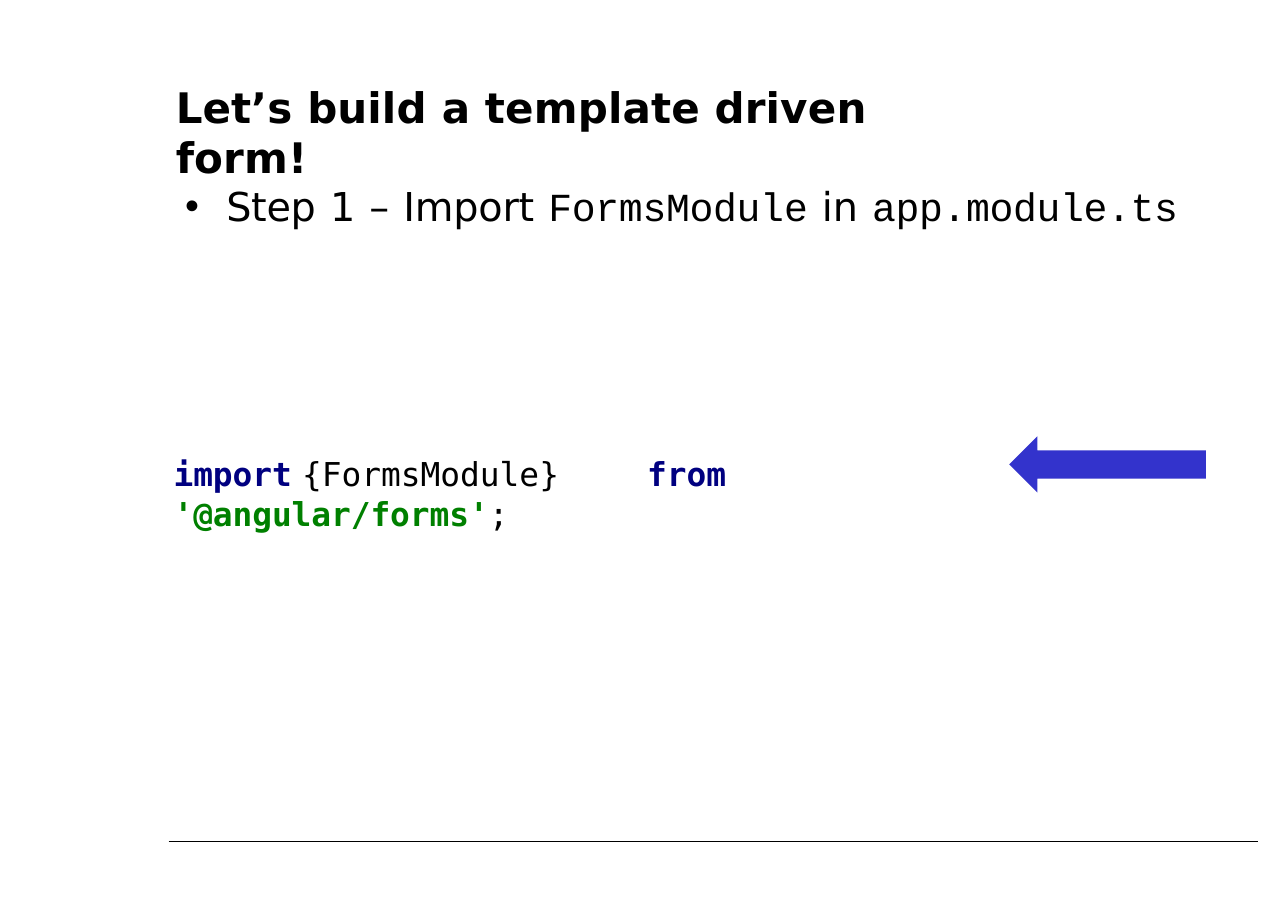
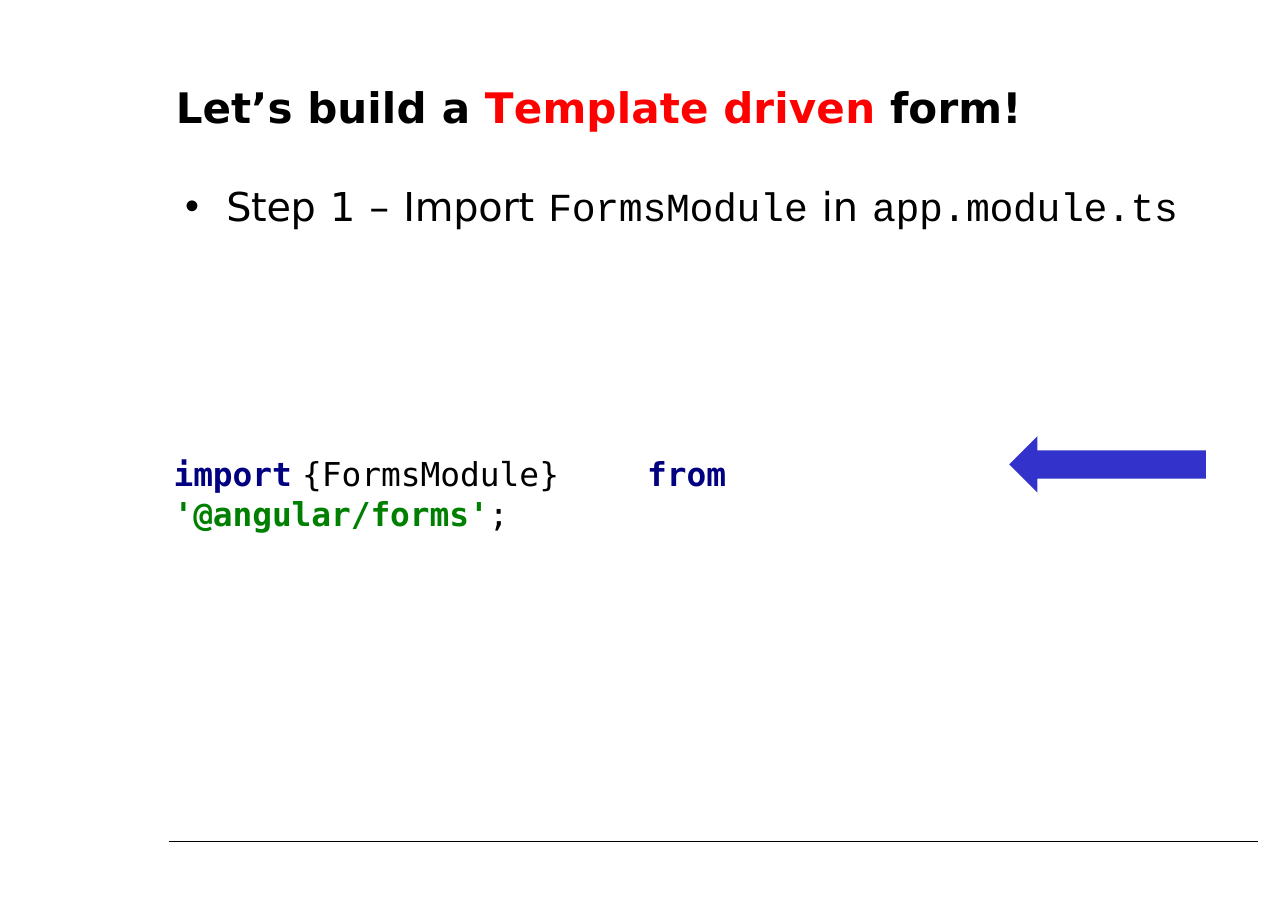
Before and after one commit to petereijgermans11/workshop-angular7, a slide deck: slide 18 of PPT/06- Angular Forms.pptx. Drawn at 1288x911 pixels with LibreOffice and Linux fonts; fonts in the diff are those of the drawing. Boxes give left, top, right and bottom in pixels: in the first picture for what was removed or moved away, otherwise in the second. Text is boxed around its words. In the diff, an @@ line names an element or a change of style, - is before the commit and + after.

```diff
--- a/PPT/06- Angular Forms.pptx
+++ b/PPT/06- Angular Forms.pptx
@@ text at (176,91,1021,132): text changed @@
-Let’s build a template driven form!
+Let’s build a Template driven form!
```
Also in this commit, not shown: 11 other slides changed, 7 other files.
